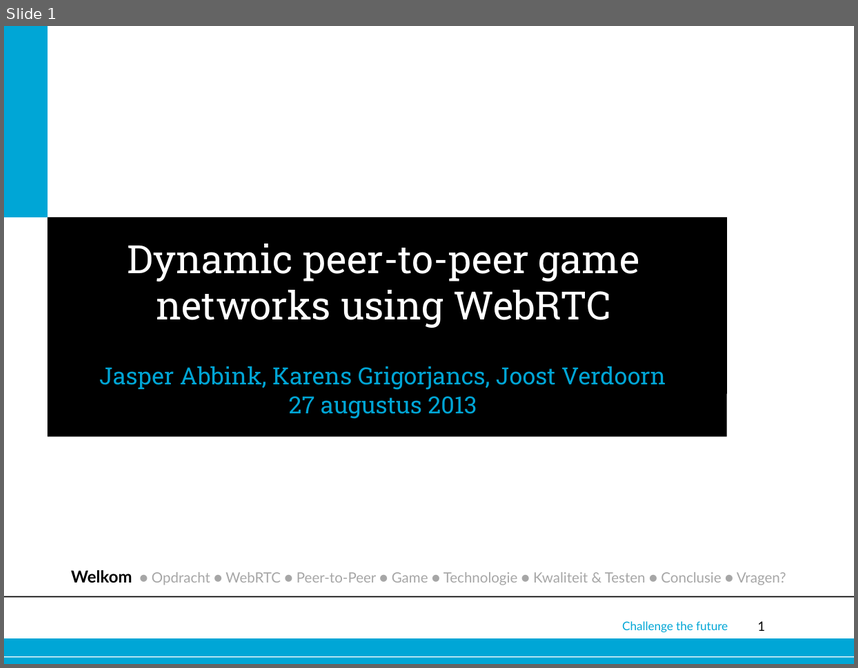
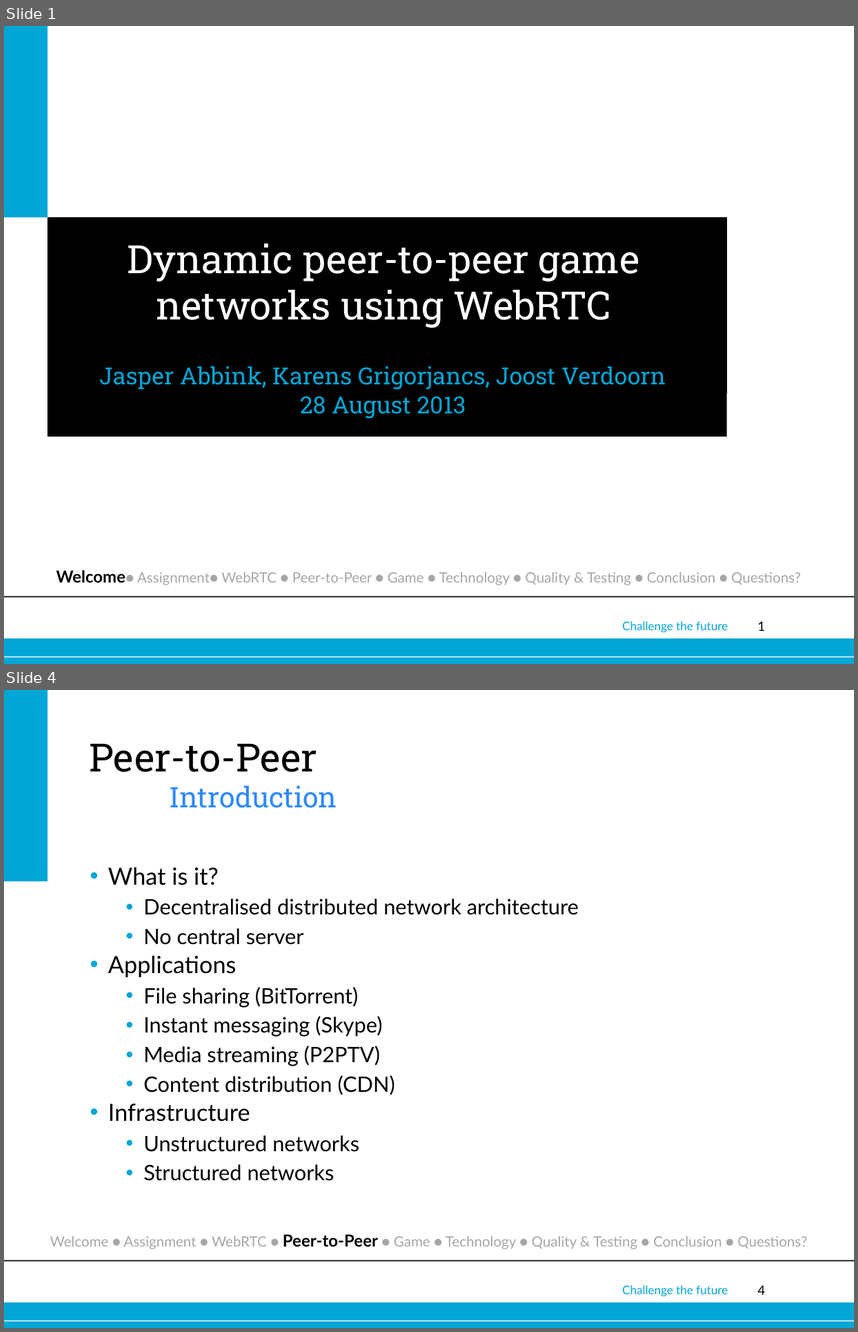
Before and after one commit to joostverdoorn/webrtc, a slide deck: documents/Eindpresentatie/webrtc.pptx. Shown one above the other, each under a label of ours: slide 1 before the commit, slides 1 and 4 after it; the slides between them are not shown. The pictures are 858x668 and 858x1332 pixels, drawn with LibreOffice and Linux fonts; fonts in the diff are those of the drawing; background and template pictures are left out. Boxes give left, top, right and bottom in pixels: in the first picture for what was removed or moved away, otherwise in the second. Text is boxed around its words. In the diff, an @@ line names an element or a change of style, - is before the commit and + after.

```diff
--- a/documents/Eindpresentatie/webrtc.pptx
+++ b/documents/Eindpresentatie/webrtc.pptx
@@ slide 4 added at box(4, 690, 854, 1328), background #FFFFFF; not listed: 5 template elements that a slide beside it also shows @@
@@ rectangle added at box(4, 690, 47, 881), fill #00A6D6 @@
@@ title added at box(90, 744, 337, 808), 33 pt, text #000000 @@
+Peer-to-Peer
+Introduction
@@ text added at box(108, 867, 579, 1181), 18 pt, text #000000 @@
+• What is it?
+  • Decentralised distributed network architecture
+  • No central server
+• Applications
+  • File sharing (BitTorrent)
+  • Instant messaging (Skype)
+  • Media streaming (P2PTV)
+  • Content distribution (CDN)
+• Infrastructure
+  • Unstructured networks
+  • Structured networks
@@ text added at box(50, 1234, 807, 1249), 12 pt, text #A6A6A6 @@
+Welcome ● Assignment ● WebRTC ● Peer-to-Peer ● Game ● Technology ● Quality & Testing ● Conclusion ● Questions?
@@ slide 1 changed as well @@
@@ subtitle at box(300, 396, 466, 419): text changed @@
-27 augustus 2013
+28 August 2013
@@ text at box(56, 570, 801, 585): text changed @@
-Welkom ● Opdracht ● WebRTC ● Peer-to-Peer ● Game ● Technologie ● Kwaliteit & Testen ● Conclusie ● Vragen?
+Welcome● Assignment● WebRTC ● Peer-to-Peer ● Game ● Technology ● Quality & Testing ● Conclusion ● Questions?
```
Also in this commit, not shown: 3 other slides changed, 3 other slides added, 3 other files.
